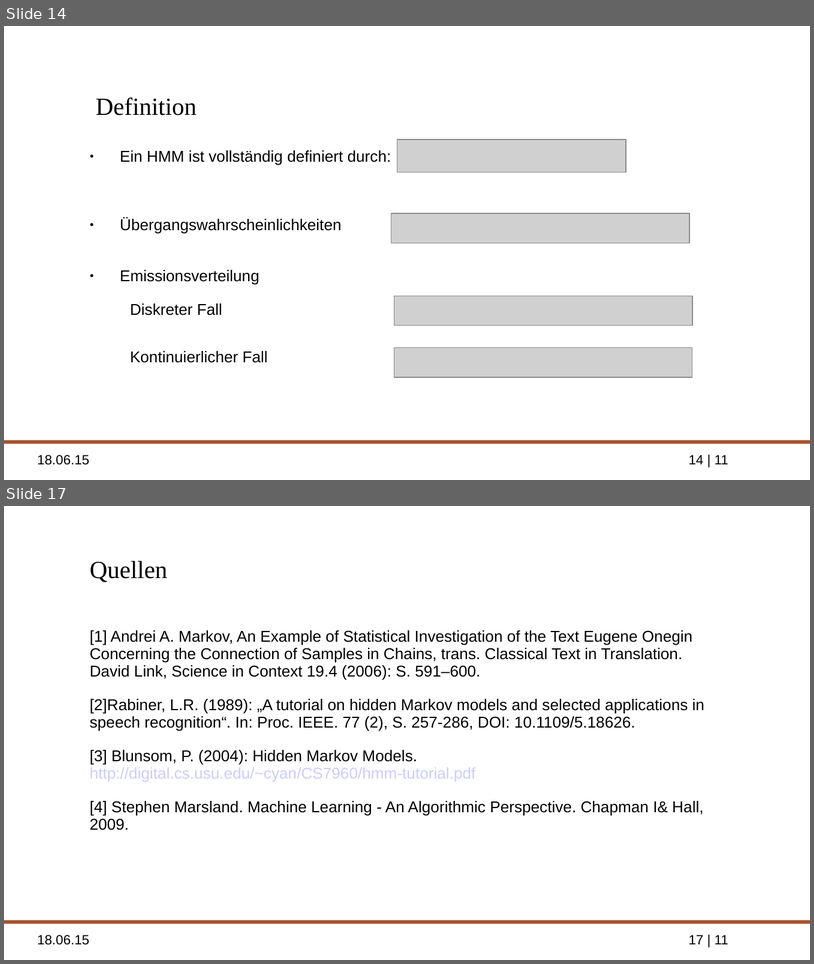
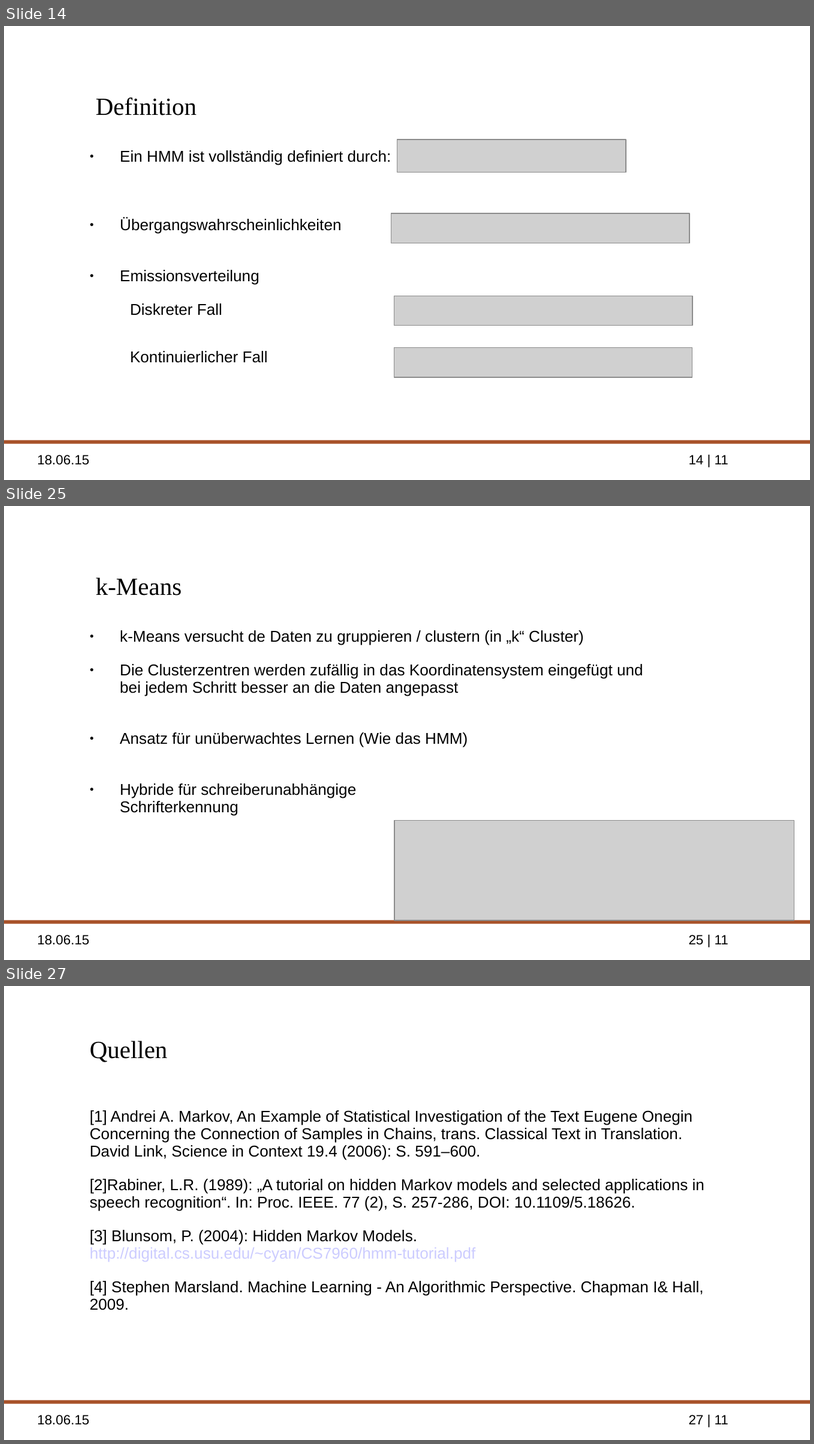
Before and after one commit to ppasler/Formale-Methoden-HMM, a slide deck: presentation/hidden_markov_pasler.odp. Shown one above the other, each under a label of ours: slides 14 and 17 before the commit, slides 14, 25 and 27 after it; the slides between them are not shown. The pictures are 814x964 and 814x1444 pixels, drawn with LibreOffice and Linux fonts; fonts in the diff are those of the drawing; grey boxes stand for pictures; background and template pictures are left out. Boxes give left, top, right and bottom in pixels: in the first picture for what was removed or moved away, otherwise in the second. Text is boxed around its words. In the diff, an @@ line names an element or a change of style, - is before the commit and + after.

```diff
--- a/presentation/hidden_markov_pasler.odp
+++ b/presentation/hidden_markov_pasler.odp
@@ slide 25 added at bbox=[4, 506, 810, 960], background picture (left out); not listed: 3 template elements that a slide beside it also shows @@
@@ title added at bbox=[96, 577, 182, 595], 22 pt, text #000000 @@
+k-Means
@@ text added at bbox=[120, 630, 644, 816], 14 pt, text #000000 @@
+● k-Means versucht de Daten zu gruppieren / clustern (in „k“ Cluster)
+● Die Clusterzentren werden zufällig in das Koordinatensystem eingefügt und
+  bei jedem Schritt besser an die Daten angepasst
+● Ansatz für unüberwachtes Lernen (Wie das HMM)
+● Hybride für schreiberunabhängige
+  Schrifterkennung
@@ picture added at bbox=[394, 820, 794, 921] @@
@@ what was slide 17 is now slide 27 @@
@@ page number at bbox=[689, 1414, 729, 1424]: text changed @@
-17 | 11
+27 | 11
```
Also in this commit, not shown: 10 other slides added, 1 slide removed, 2 other files.
